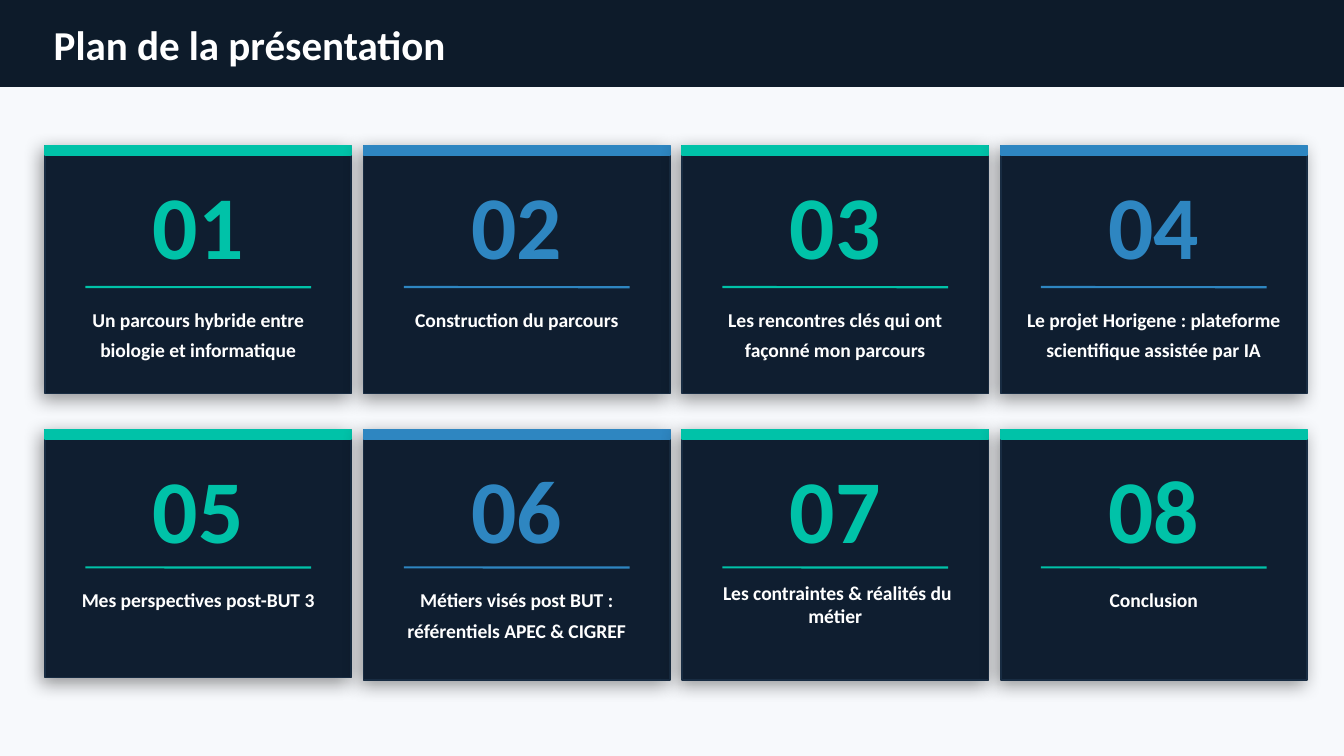
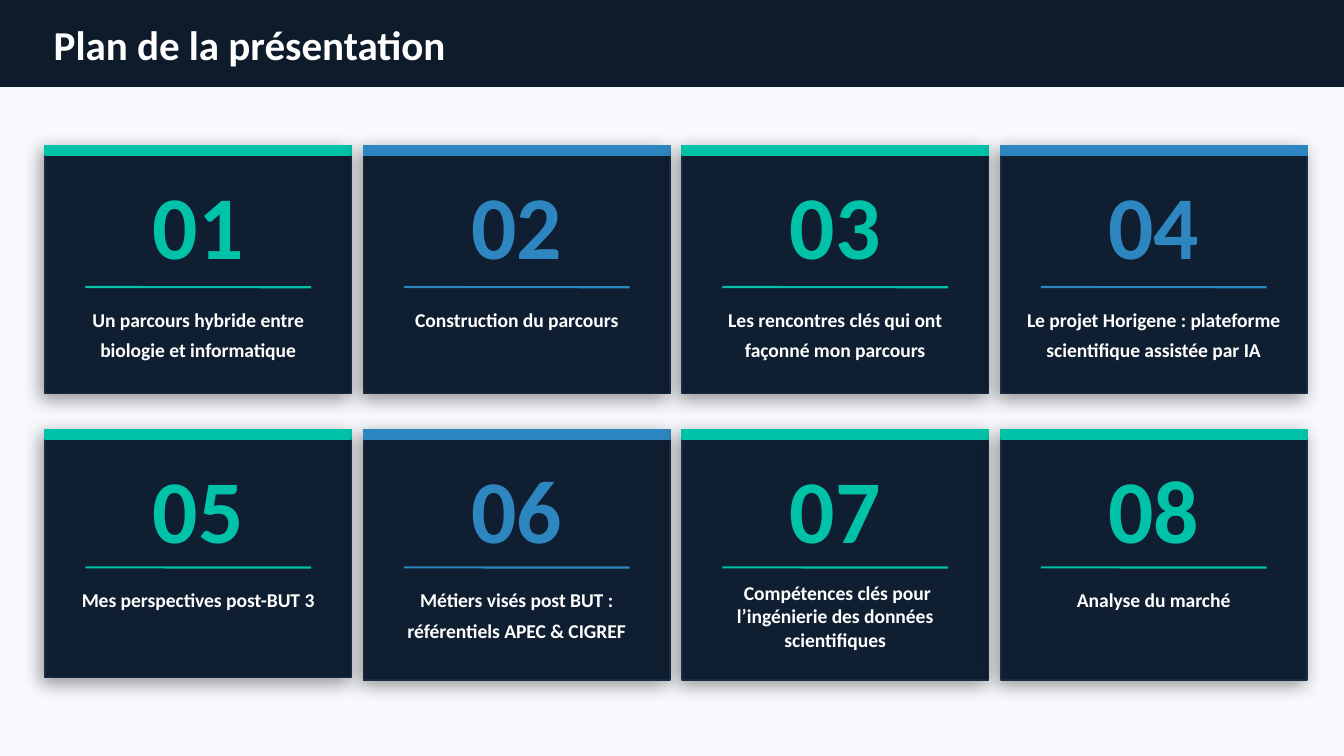
Before and after one commit to NGaudin13/professional-profile, a slide deck: slide 2 of professional_background_nicolas_gaudin.pdf.pptx. Drawn at 1344x756 pixels with LibreOffice and Linux fonts; fonts in the diff are those of the drawing. Boxes give left, top, right and bottom in pixels: in the first picture for what was removed or moved away, otherwise in the second. Text is boxed around its words. In the diff, an @@ line names an element or a change of style, - is before the commit and + after.

Commit message:
mise a jours slide marché

```diff
--- a/professional_background_nicolas_gaudin.pdf.pptx
+++ b/professional_background_nicolas_gaudin.pdf.pptx
@@ text at [737,586,933,650]: text changed @@
-Les contraintes & réalités du métier
+Compétences clés pour l’ingénierie des données scientifiques
@@ text at [1077,593,1231,610]: text changed @@
-Conclusion
+Analyse du marché
```
Also in this commit, not shown: 4 other slides changed, 2 slides added, 1 slide removed.
